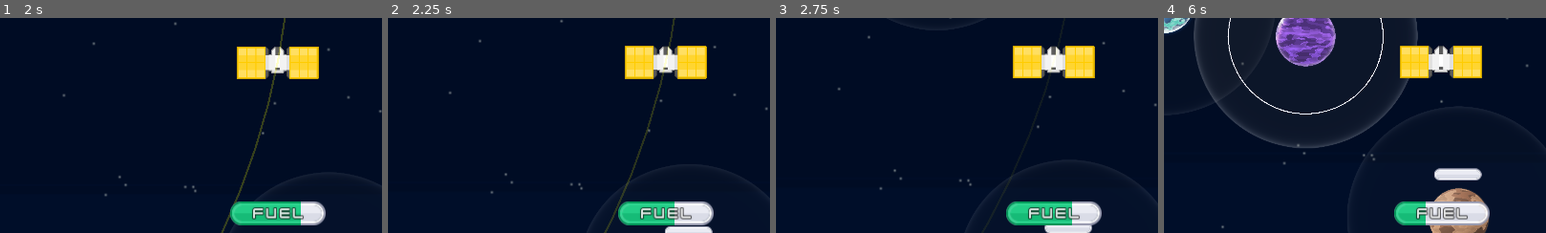
Above: before the commit, frames 1-4 (left to right).
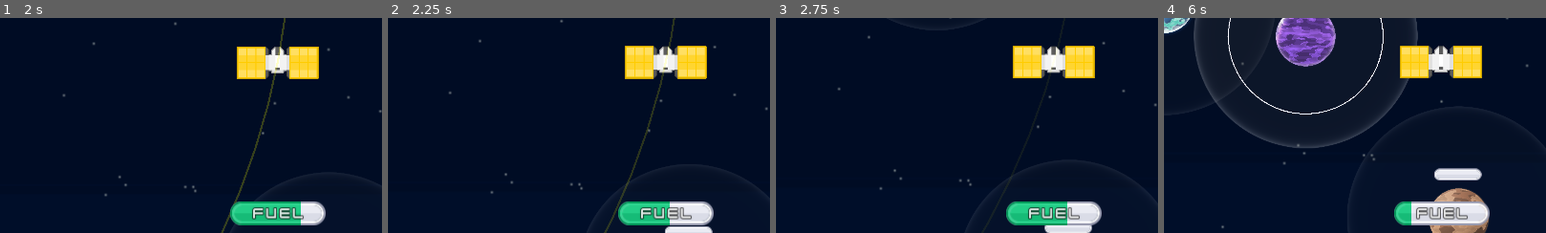
Above: after the commit, the same moments.

Repository: ThreeChooseOne/loopiter
Game: Godot game, scene res://root_scene.tscn
The game is run twice, just before and just after one commit, with the same random seed, the same clock (stepped at 60 frames per second) and the same inputs.
Inputs:
- Up to frame 1 (2 s): click "Start" at 0.5 s; tap Enter at 1.25 s; hold D from 1.28 s (still down); tap I at 1.35 s
- Up to frame 2 (2.25 s): release D at 2.03 s; hold Down from 2.03 s (still down); tap O at 2.1 s
- Up to frame 3 (2.75 s): keep holding Down
- Up to frame 4 (6 s): release Down at 2.78 s; hold D 2.78-3.53 s; tap one key every 0.75 s from 2.85 s: V I O V I; hold Up 3.53-4.28 s; hold A 4.28-5.78 s; hold Down from 5.78 s (still down)
The pictures show only the part of the screen within x 14-64%, y 40-90%; the shares and areas given below are measured in that part.

Frame 1 is identical in both runs. In frame 2, 0.1% of the frame differs, in the area x 73-75%, y 85-97%; in frame 3, 0.1%; in frame 4, 0.4%, in the area x 64-69%, y 85-97%.

Commit message:
make accelerate and decelerate cost fuel

Diff:
--- a/core/orbiting_body.gd
+++ b/core/orbiting_body.gd
@@ -235,13 +235,13 @@
 func handle_satellite_moon_collision(other_planet: OrbitingBody):
 	print("Collided with moon!")
 
-func _on_up_pressed():
-	speed += 20
-	speed = clamp(speed, MIN_SPEED, MAX_SPEED)
-
-func _on_down_pressed():
-	speed -= 20
-	speed = clamp(speed, MIN_SPEED, MAX_SPEED)
+func request_speed_change(accelerate: bool) -> void:
+	if accelerate:
+		speed += 20
+		speed = clamp(speed, MIN_SPEED, MAX_SPEED)
+	else:
+		speed -= 20
+		speed = clamp(speed, MIN_SPEED, MAX_SPEED)
 
 func _process(delta: float) -> void:
 	progress += speed * delta
--- a/main.gd
+++ b/main.gd
@@ -15,9 +15,8 @@
 var habitable_moon_found: bool = false
 var habitable_moon: OrbitingBody = null
 
-# Input signals
-signal up_key_pressed
-signal down_key_pressed
+signal change_player_speed(accelerate: bool)
+
 signal goto_main_menu
 signal retry_pressed
 signal habitable_moon_discovered(moon: OrbitingBody)
@@ -86,8 +85,7 @@
 		player.set_collision_mask(2 + 4)   # Can collide with moon layer (2) and research layer (4)
 		player.body_collided.connect(_on_player_collision)
 
-	up_key_pressed.connect(player._on_up_pressed)
-	down_key_pressed.connect(player._on_down_pressed)
+	change_player_speed.connect(player.request_speed_change)
 
 	# Connect to habitable moon discovery
 	habitable_moon_discovered.connect(_on_habitable_moon_discovered)
@@ -342,13 +340,19 @@
 	# var f = 50*Vector2.ONE
 	# $DebugCanvas.debug_draw_rect(player.position-f, player.position+f)
 
+func request_player_speed_change(accelerate: bool):
+	if fuel.value < 5:
+		return
+	fuel.value -= 5
+	change_player_speed.emit(accelerate)
+
 func _input(event: InputEvent) -> void:
 	if event is InputEventKey and event.pressed:
 		match event.keycode:
 			KEY_UP, KEY_W:
-				up_key_pressed.emit()
+				request_player_speed_change(true)
 			KEY_DOWN, KEY_S:
-				down_key_pressed.emit()
+				request_player_speed_change(false)
 			KEY_I, KEY_A:
 				move_player_inner_orbit()
 			KEY_O, KEY_D:
